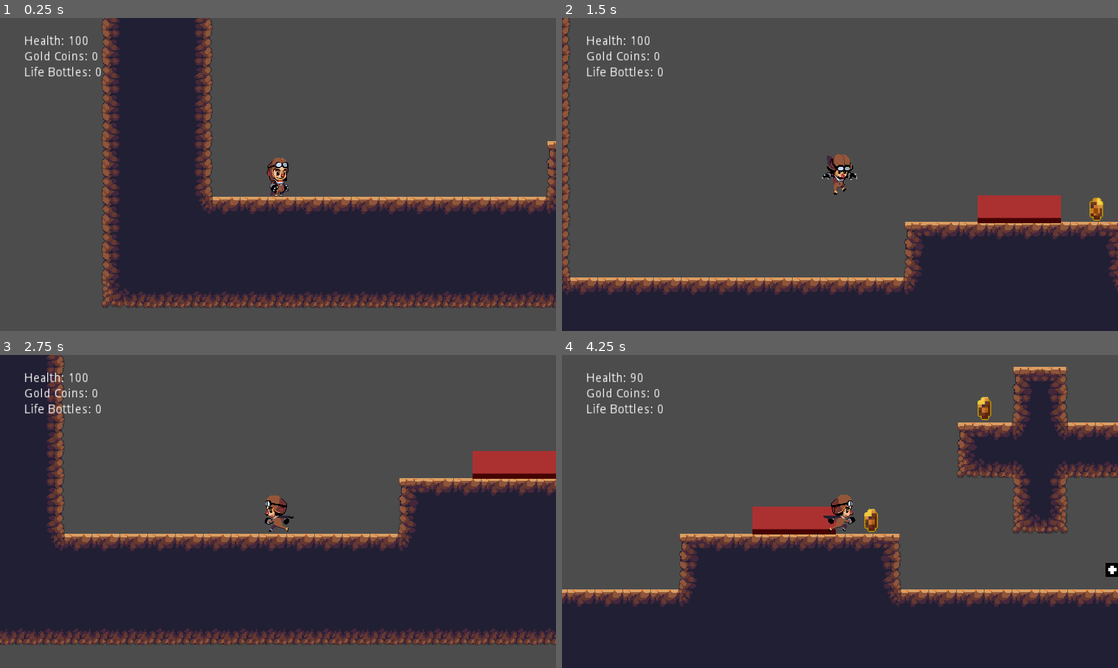
Above: before the commit, frames 1-4 (two rows, left to right).
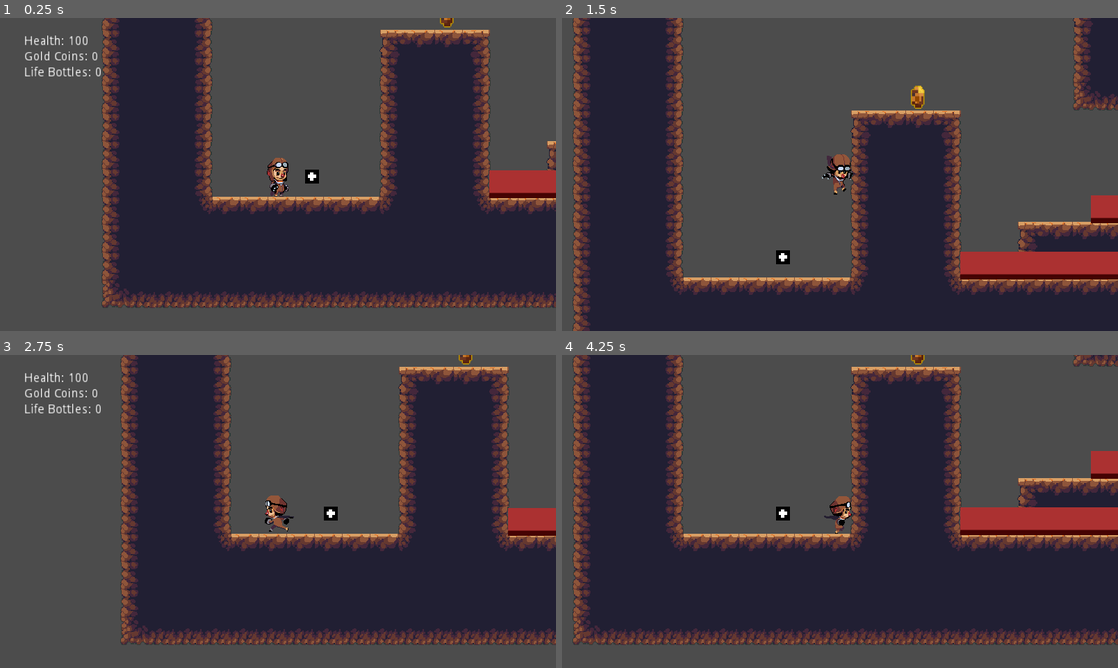
Above: after the commit, the same moments.

Repository: nordlightstudio/PlatformerLive
Game: Godot game, scene res://Game001.tscn
Two runs of this game, one before a commit and one after it. Both use one fixed random seed, a clock stepped at 60 frames per second and the inputs below.
Inputs:
- Up to frame 1 (0.25 s): no input
- Up to frame 2 (1.5 s): tap Enter at 0.5 s; hold Right (ui_right) from 0.53 s (still down); tap 1 (useLifeBottle) at 0.6, 1.35 s; tap Up (ui_up) at 0.77 s
- Up to frame 3 (2.75 s): tap Up (ui_up) at 1.52 s; release Right (ui_right) at 2.03 s; hold Left (ui_left) from 2.03 s (still down); tap 1 (useLifeBottle) at 2.1 s
- Up to frame 4 (4.25 s): release Left (ui_left) at 2.78 s; hold Right (ui_right) from 2.78 s (still down); tap 1 (useLifeBottle) at 2.85, 3.6 s; tap Up (ui_up) at 3.02, 3.77 s

The runs differ from the first frame. In frame 1, 13% of the frame differs, in the area x 54-100%, y 0-63%; in frame 2, 39%; in frame 3, 38%; in frame 4, 61%, in the area x 0-100%, y 0-100%.
Error after the commit: Invalid set index 'visible' (on base: 'Node') with value of type 'bool'. (res://Game001.gd:22)

Commit message:
Add_Switch_World

Diff:
--- /dev/null
+++ b/Platformer/Game001.gd
@@ -0,0 +1,33 @@
+# Skript für Game001
+extends Node2D
+
+# Variavlen für die Level-Welten
+var LevelWorld001
+var LevelWorld002
+
+# Wenn alles fertig geladen
+func _ready():
+    # hier mal den Zugriff auf Level Welten
+    # in Variablen speichern
+    LevelWorld001 = $Level/World001
+    LevelWorld002 = $Level/World002
+
+    # und zu beginn nur die Welt anzeigen
+    show_World001()
+
+
+# Eine Funktion für das Anzeigen der 1. Welt
+func show_World001():
+    #World001 anzeigen
+    LevelWorld001.visible = true
+
+    #World002 ausblenden / verstecken
+    LevelWorld002.visible = false
+
+# Eine Funktion für das Anzeigen der 2. Welt
+func show_World002():
+    #World002 anzeigen
+    LevelWorld002.visible = true
+
+    #World001 ausblenden / verstecken
+    LevelWorld001.visible = false
--- a/Platformer/Game001.tscn
+++ b/Platformer/Game001.tscn
@@ -1,13 +1,18 @@
-[gd_scene load_steps=3 format=2]
+[gd_scene load_steps=5 format=2]
 
-[ext_resource path="res://Levels/World.tscn" type="PackedScene" id=1]
-[ext_resource path="res://Player.tscn" type="PackedScene" id=2]
+[ext_resource path="res://Game001.gd" type="Script" id=1]
+[ext_resource path="res://Levels/World001.tscn" type="PackedScene" id=2]
+[ext_resource path="res://Levels/World002.tscn" type="PackedScene" id=3]
+[ext_resource path="res://Player001.tscn" type="PackedScene" id=4]
 
-[node name="Game001" type="Node"]
+[node name="Game001" type="Node2D"]
+script = ExtResource( 1 )
 
 [node name="Level" type="Node" parent="."]
 
-[node name="World" parent="Level" instance=ExtResource( 1 )]
+[node name="World001" parent="Level" instance=ExtResource( 2 )]
 
-[node name="Player" parent="." instance=ExtResource( 2 )]
+[node name="World002" parent="Level" instance=ExtResource( 3 )]
+
+[node name="Player" parent="." instance=ExtResource( 4 )]
 position = Vector2( 203, 613 )
--- a/Platformer/LevelMenu.gd
+++ b/Platformer/LevelMenu.gd
@@ -5,7 +5,7 @@
 	get_tree().change_scene("res://StartMenu.tscn")
 
 func _on_Level1_pressed():
-	get_tree().change_scene("res://Levels/World.tscn")
+	get_tree().change_scene("res://Levels/World001.tscn")
 
 func _on_Level2_pressed():
-	get_tree().change_scene("res://Levels/World1.tscn")
+	get_tree().change_scene("res://Levels/World002.tscn")
--- a/Platformer/Levels/World.tscn
+++ b/Platformer/Levels/World001.tscn
@@ -2,10 +2,10 @@
 
 [ext_resource path="res://DirtAutoTiles.tres" type="TileSet" id=1]
 [ext_resource path="res://Pickups/GoldCoin.tscn" type="PackedScene" id=2]
-[ext_resource path="res://Traps/Trap01.tscn" type="PackedScene" id=3]
+[ext_resource path="res://Traps/Trap001.tscn" type="PackedScene" id=3]
 [ext_resource path="res://Pickups/LifeBottle.tscn" type="PackedScene" id=4]
 
-[node name="World" type="Node"]
+[node name="World001" type="Node"]
 
 [node name="TileMap" type="TileMap" parent="."]
 tile_set = ExtResource( 1 )
--- a/Platformer/Levels/World1.tscn
+++ b/Platformer/Levels/World002.tscn
@@ -2,10 +2,10 @@
 
 [ext_resource path="res://DirtAutoTiles.tres" type="TileSet" id=1]
 [ext_resource path="res://Pickups/GoldCoin.tscn" type="PackedScene" id=2]
-[ext_resource path="res://Traps/Trap01.tscn" type="PackedScene" id=3]
+[ext_resource path="res://Traps/Trap001.tscn" type="PackedScene" id=3]
 [ext_resource path="res://Pickups/LifeBottle.tscn" type="PackedScene" id=4]
 
-[node name="World1" type="Node"]
+[node name="World002" type="Node"]
 
 [node name="TileMap" type="TileMap" parent="."]
 tile_set = ExtResource( 1 )
--- a/Platformer/Pickups/GoldCoin.tscn
+++ b/Platformer/Pickups/GoldCoin.tscn
@@ -15,8 +15,8 @@
 
 	var bodies = get_overlapping_bodies()
 	for body in bodies:
-		if body.name == \"Player\":
-			get_node(\"../../../../Player\").goldCoin += 1
+		if body.name == \"Player001\":
+			get_node(\"../../../../Player001\").goldCoin += 1
 			queue_free()
 "
 
--- a/Platformer/Area2D.gd
+++ b/Platformer/Pickups/LifeBottle.gd
@@ -5,6 +5,6 @@
 
 	var bodies = get_overlapping_bodies()
 	for body in bodies:
-		if body.name == "Player" and get_node("../../../../Player").lifeBottleQuantity < 10:
-			get_node("../../../../Player").lifeBottleQuantity += 1
+		if body.name == "Player001" and get_node("../../../../Player001").lifeBottleQuantity < 10:
+			get_node("../../../../Player001").lifeBottleQuantity += 1
 			queue_free()
--- a/Platformer/Pickups/LifeBottle.tscn
+++ b/Platformer/Pickups/LifeBottle.tscn
@@ -1,6 +1,6 @@
 [gd_scene load_steps=4 format=2]
 
-[ext_resource path="res://Area2D.gd" type="Script" id=1]
+[ext_resource path="res://Pickups/LifeBottle.gd" type="Script" id=1]
 [ext_resource path="res://Assets/Sprites/LifeBottle/LifeBottle.png" type="Texture" id=2]
 
 [sub_resource type="RectangleShape2D" id=1]
--- a/Platformer/Player.tscn
+++ b/Platformer/Player001.tscn
@@ -1,6 +1,6 @@
 [gd_scene load_steps=14 format=2]
 
-[ext_resource path="res://Player.gd" type="Script" id=1]
+[ext_resource path="res://Player001.gd" type="Script" id=1]
 [ext_resource path="res://Assets/Sprites/Player/Run0.png" type="Texture" id=2]
 [ext_resource path="res://Assets/Sprites/Player/Run1.png" type="Texture" id=3]
 [ext_resource path="res://Assets/Sprites/Player/Run2.png" type="Texture" id=4]
@@ -8,8 +8,8 @@
 [ext_resource path="res://Assets/Sprites/Player/Run4.png" type="Texture" id=6]
 [ext_resource path="res://Assets/Sprites/Player/Run7.png" type="Texture" id=7]
 [ext_resource path="res://Assets/Sprites/Player/Idle0.png" type="Texture" id=8]
-[ext_resource path="res://Assets/Sprites/Player/Jump0.png" type="Texture" id=9]
-[ext_resource path="res://Assets/Sprites/Player/Jump4.png" type="Texture" id=10]
+[ext_resource path="res://Assets/Sprites/Player/Jump4.png" type="Texture" id=9]
+[ext_resource path="res://Assets/Sprites/Player/Jump0.png" type="Texture" id=10]
 [ext_resource path="res://UI.tscn" type="PackedScene" id=11]
 
 [sub_resource type="SpriteFrames" id=1]
@@ -26,12 +26,12 @@
 }, {
 "frames": [ ExtResource( 9 ) ],
 "loop": true,
-"name": "Jump",
+"name": "Fall",
 "speed": 5.0
 }, {
 "frames": [ ExtResource( 10 ) ],
 "loop": true,
-"name": "Fall",
+"name": "Jump",
 "speed": 5.0
 } ]
 
@@ -39,7 +39,7 @@
 radius = 12.0
 height = 22.0
 
-[node name="Player" type="KinematicBody2D"]
+[node name="Player001" type="KinematicBody2D"]
 script = ExtResource( 1 )
 __meta__ = {
 "_edit_group_": true
--- a/Platformer/Traps/Timer.gd
+++ /dev/null
@@ -1,2 +0,0 @@
-#Start Timer
-extends Timer
--- a/Platformer/Traps/Trap01.gd
+++ b/Platformer/Traps/Trap001.gd
@@ -8,8 +8,8 @@
 
 	var bodies = get_overlapping_bodies()
 	for body in bodies:
-		if body.name == "Player" and hitPlayer == false:
-			get_node("../../../../Player").healthPlayer -= 10
+		if body.name == "Player001" and hitPlayer == false:
+			get_node("../../../../Player001").healthPlayer -= 10
 			hitPlayer = true
 			$Timer.start()
 
--- a/Platformer/Traps/Trap01.tscn
+++ b/Platformer/Traps/Trap001.tscn
@@ -1,12 +1,12 @@
 [gd_scene load_steps=4 format=2]
 
-[ext_resource path="res://Traps/Trap01.gd" type="Script" id=1]
+[ext_resource path="res://Traps/Trap001.gd" type="Script" id=1]
 [ext_resource path="res://Assets/Sprites/Trap/Fall01.png" type="Texture" id=2]
 
 [sub_resource type="RectangleShape2D" id=1]
 extents = Vector2( 47.9699, 5.19041 )
 
-[node name="Trap01" type="Area2D"]
+[node name="Trap001" type="Area2D"]
 script = ExtResource( 1 )
 __meta__ = {
 "_edit_group_": true
--- a/Platformer/WorldComplete.gd
+++ b/Platformer/WorldComplete.gd
@@ -5,5 +5,5 @@
 func _physics_process(delta):
 	var bodies = get_overlapping_bodies()
 	for body in bodies:
-		if body.name == "Player":
+		if body.name == "Player001":
 			get_tree().change_scene("res://LevelMenu.tscn")
Renamed: Platformer/Player.gd -> Platformer/Player001.gd
